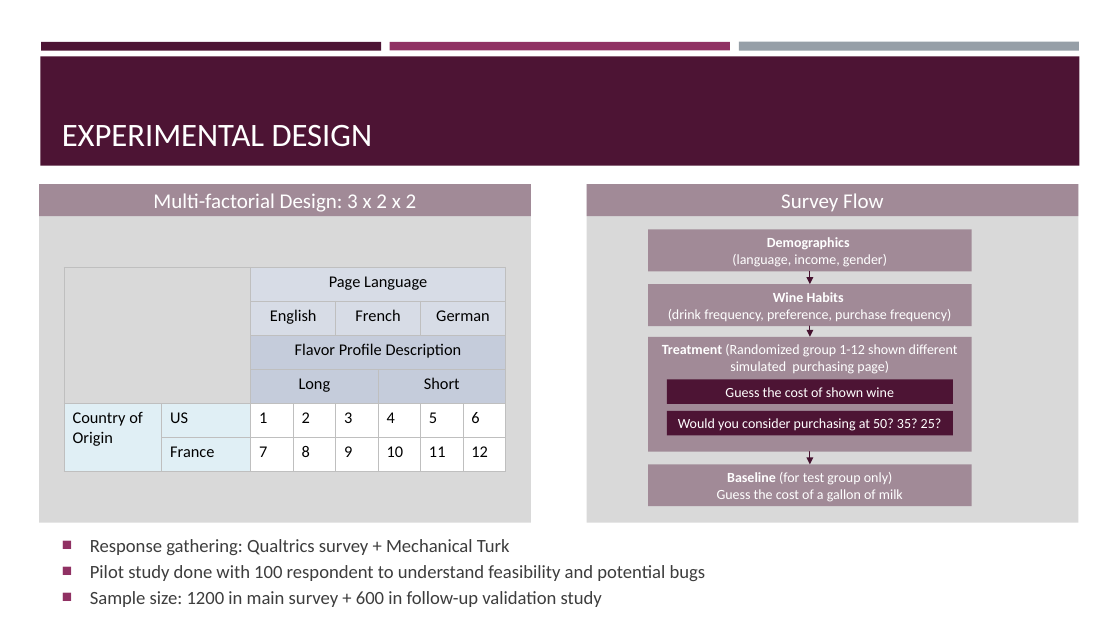
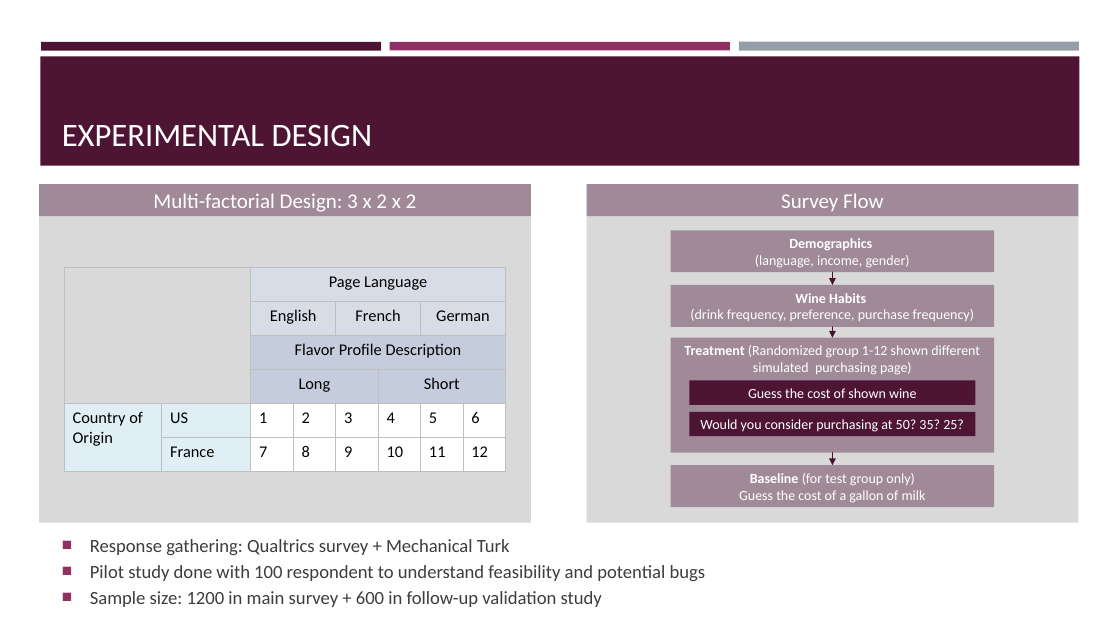
Before and after one commit to cswavola/241_Wine_Final, a slide deck: slide 3 of W241 Presentation.pptx. Drawn at 1120x630 pixels with LibreOffice and Linux fonts; fonts in the diff are those of the drawing. Boxes give left, top, right and bottom in pixels: in the first picture for what was removed or moved away, otherwise in the second. Text is boxed around its words. In the diff, an @@ line names an element or a change of style, - is before the commit and + after.

```diff
--- a/W241 Presentation.pptx
+++ b/W241 Presentation.pptx
@@ 3 arrows, 2 rectangles: place and size @@
-3 arrows, 2 rectangles at [667,271,954,465]
+3 arrows, 2 rectangles at [690,272,976,465]
@@ 4 rectangles: place and size @@
-4 rectangles at [649,229,972,507]
+4 rectangles at [671,230,995,507]
```
Also in this commit, not shown: 1 slide added, 5 other files.
